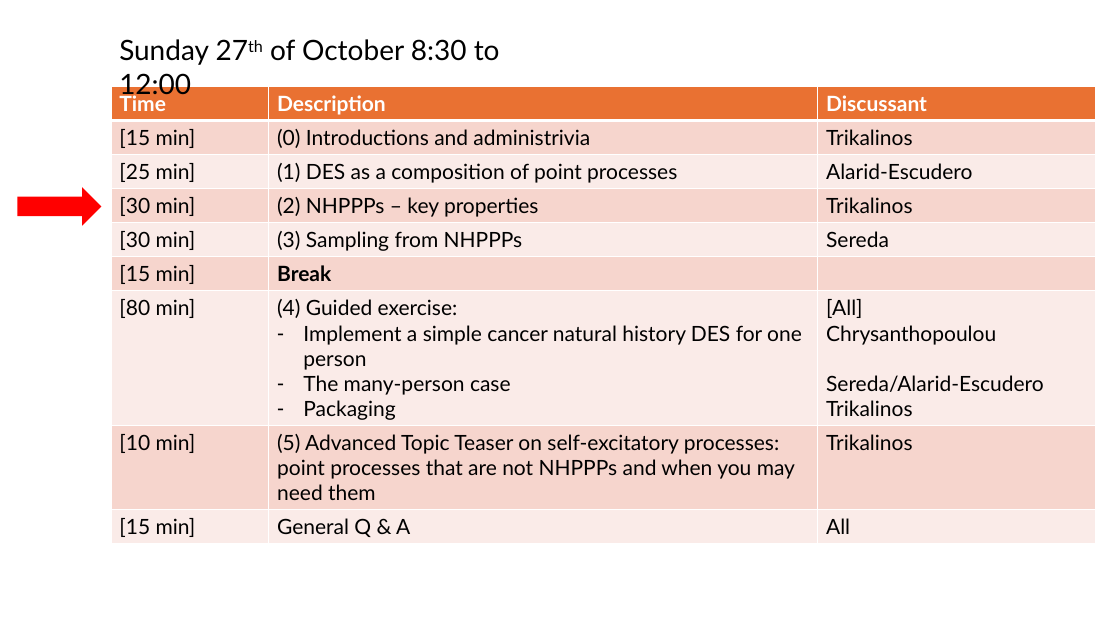
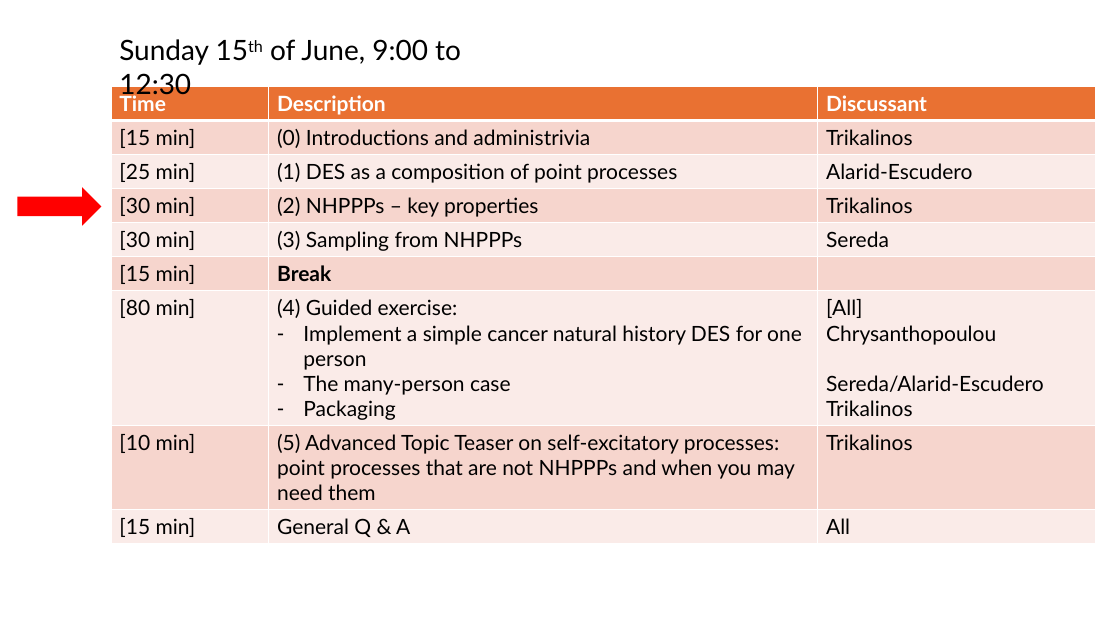
Before and after one commit to ttrikalin/des-R-course, a slide deck: slide 27 of 2025_SMDM/01_DES.pptx. Drawn at 1120x630 pixels with LibreOffice and Linux fonts; fonts in the diff are those of the drawing. Boxes give left, top, right and bottom in pixels: in the first picture for what was removed or moved away, otherwise in the second. Text is boxed around its words. In the diff, an @@ line names an element or a change of style, - is before the commit and + after.

Commit message:
small correction

```diff
--- a/2025_SMDM/01_DES.pptx
+++ b/2025_SMDM/01_DES.pptx
@@ text at [119,39,461,100]: text changed @@
-Sunday 27th of October 8:30 to 12:00
+Sunday 15th of June, 9:00 to 12:30
```
